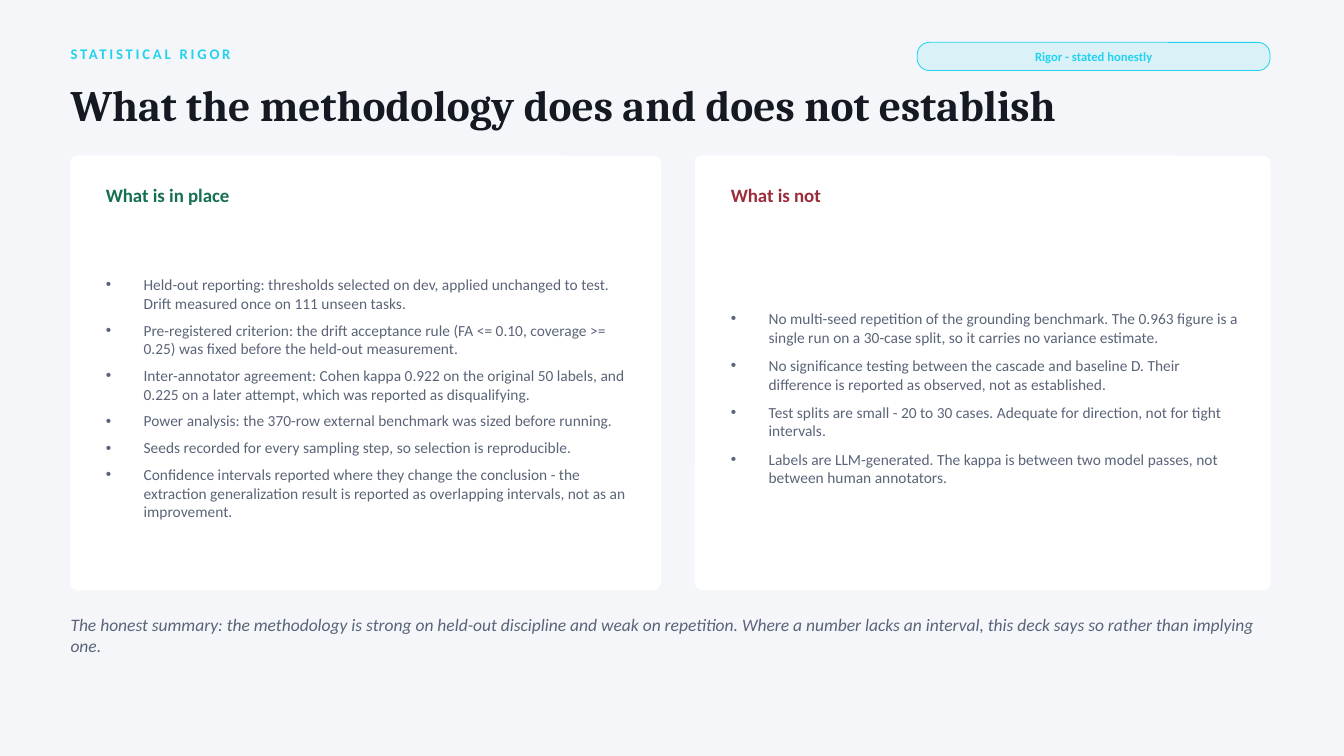
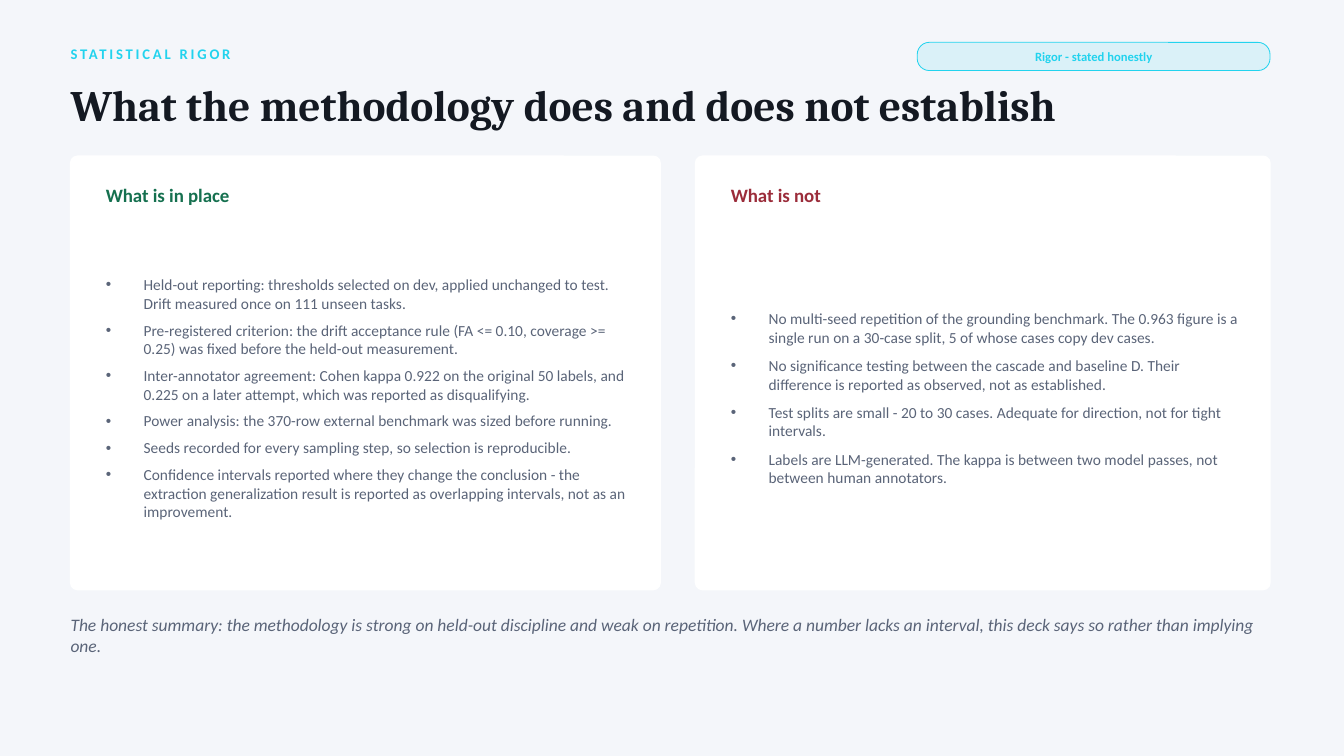
Before and after one commit to Soum-Code/agentpulse, a slide deck: slide 11 of presentation/AgentPulse_Final_Review_v2.pptx. Drawn at 1344x756 pixels with LibreOffice and Linux fonts; fonts in the diff are those of the drawing. Boxes give left, top, right and bottom in pixels: in the first picture for what was removed or moved away, otherwise in the second. Text is boxed around its words. In the diff, an @@ line names an element or a change of style, - is before the commit and + after.

```diff
--- a/presentation/AgentPulse_Final_Review_v2.pptx
+++ b/presentation/AgentPulse_Final_Review_v2.pptx
@@ text at [769, 313, 1237, 346]: text changed @@
-• No multi-seed repetition of the grounding benchmark. The 0.963 figure is a single run on a 30-case split, so it carries no variance estimate.
+• No multi-seed repetition of the grounding benchmark. The 0.963 figure is a single run on a 30-case split, 5 of whose cases copy dev cases.
```
Also in this commit, not shown: 8 other slides changed, 28 other files.
